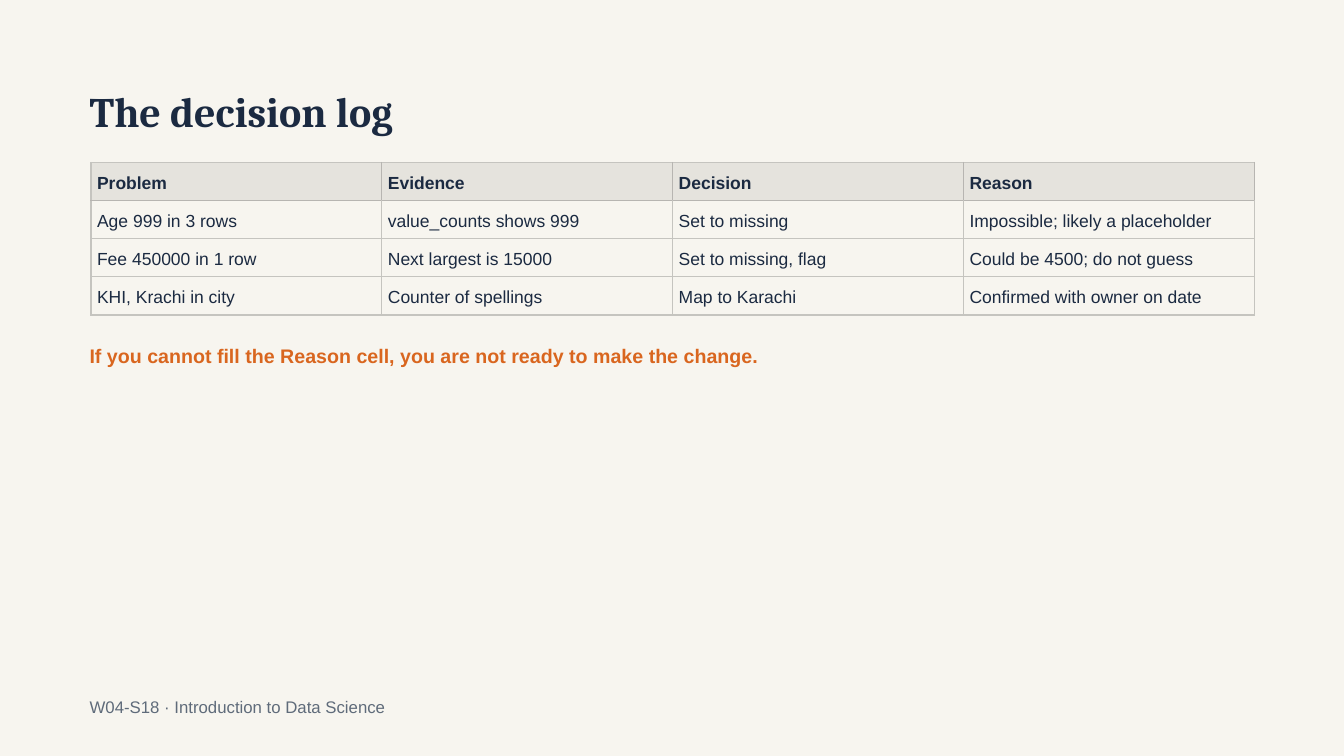
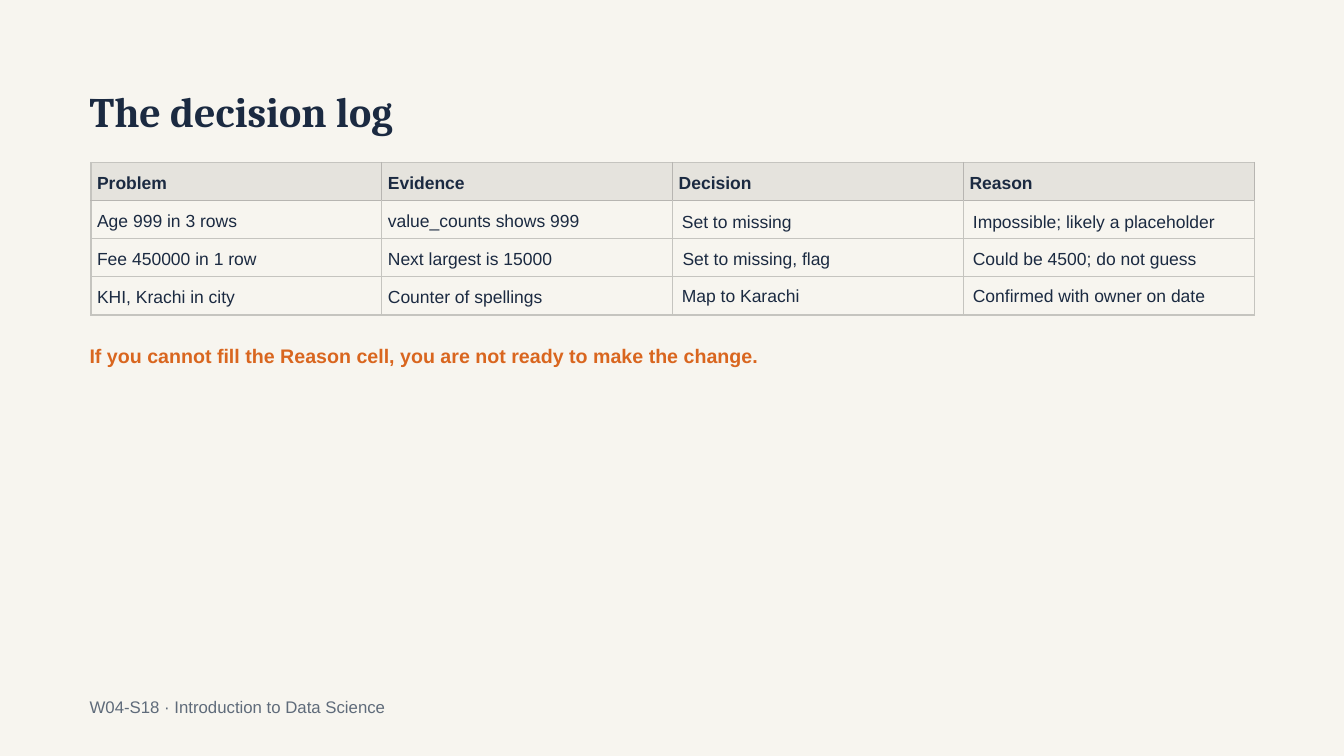
Before and after one commit to a6dulrauf/introduction-to-data-science-fall26, a slide deck: slide 18 of week 4/Intro to Data Science — Week 4 Data Cleaning and Data Quality.pptx. Drawn at 1344x756 pixels with LibreOffice and Linux fonts; fonts in the diff are those of the drawing. Boxes give left, top, right and bottom in pixels: in the first picture for what was removed or moved away, otherwise in the second. Text is boxed around its words. In the diff, an @@ line names an element or a change of style, - is before the commit and + after.

```diff
--- a/week 4/Intro to Data Science — Week 4 Data Cleaning and Data Quality.pptx
+++ b/week 4/Intro to Data Science — Week 4 Data Cleaning and Data Quality.pptx
@@ table at box(91, 162, 1256, 315) @@
-row 2, column 3: Set to missing
+row 2, column 3: 
-row 2, column 4: Impossible; likely a placeholder
+row 2, column 4: 
-row 3, column 3: Set to missing, flag
+row 3, column 3: 
-row 3, column 4: Could be 4500; do not guess
+row 3, column 4: 
-row 4, column 3: Map to Karachi
+row 4, column 3: 
-row 4, column 4: Confirmed with owner on date
+row 4, column 4: 
@@ text added at box(682, 215, 791, 232), 12.5 pt, text #1B2A41 @@
+Set to missing
@@ text added at box(973, 215, 1214, 232), 12.5 pt, text #1B2A41 @@
+Impossible; likely a placeholder
@@ text added at box(683, 252, 830, 269), 12.5 pt, text #1B2A41 @@
+Set to missing, flag
@@ text added at box(973, 252, 1197, 269), 12.5 pt, text #1B2A41 @@
+Could be 4500; do not guess
@@ text added at box(682, 289, 799, 306), 12.5 pt, text #1B2A41 @@
+Map to Karachi
@@ text added at box(973, 289, 1205, 302), 12.5 pt, text #1B2A41 @@
+Confirmed with owner on date
```
Also in this commit, not shown: 2 other slides changed.
